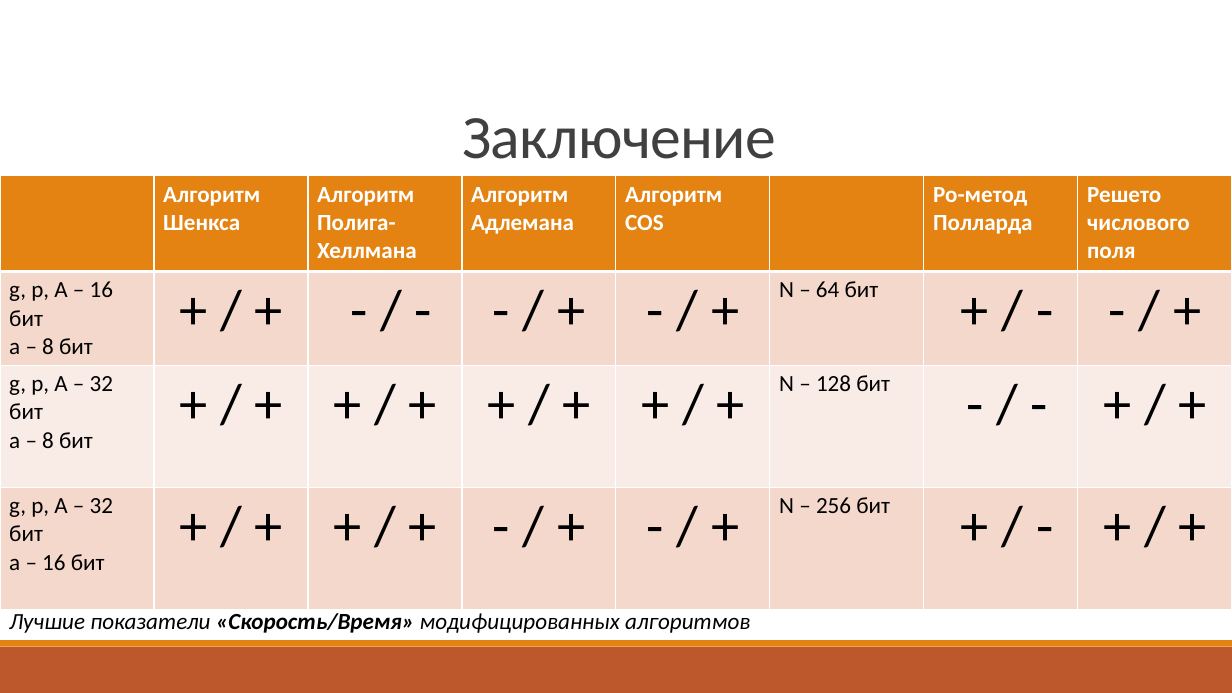
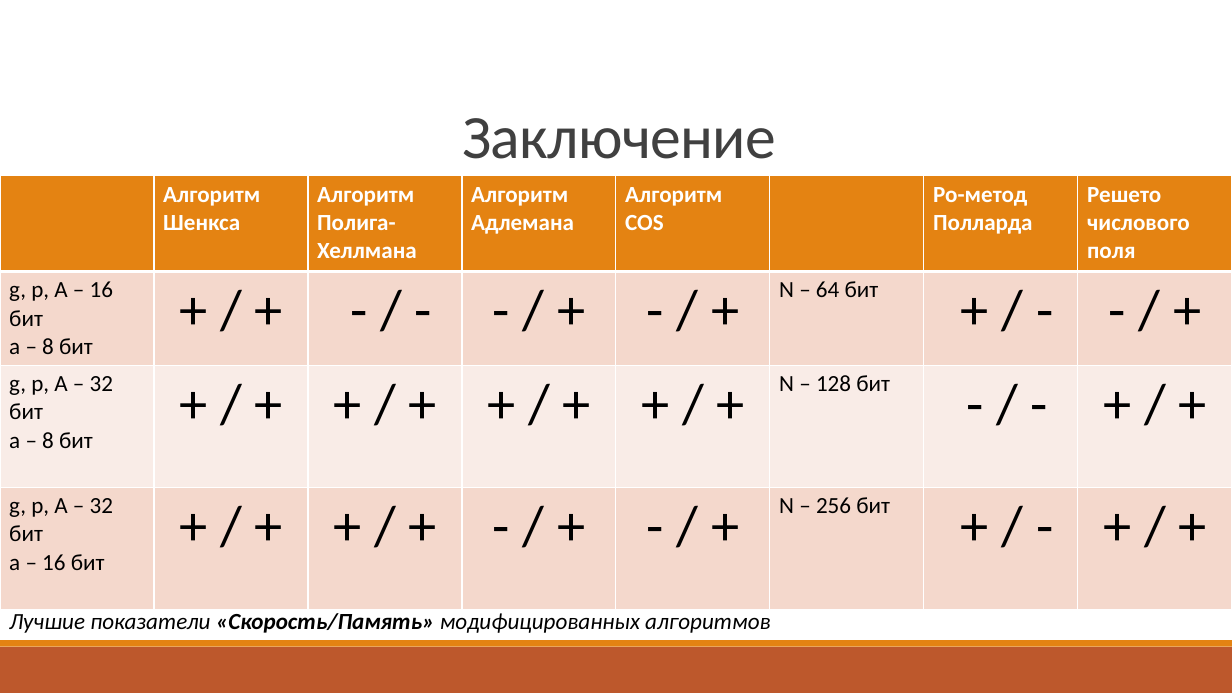
Before and after one commit to VitasVital/Bachelor_course, a slide deck: slide 13 of Maga4Sem/ВКР/Защита ВКР/Для сдачи ВКР/Гусев В.Е. 09-335 ВКР магистерская работа.pptx. Drawn at 1232x693 pixels with LibreOffice and Linux fonts; fonts in the diff are those of the drawing. Boxes give left, top, right and bottom in pixels: in the first picture for what was removed or moved away, otherwise in the second. Text is boxed around its words. In the diff, an @@ line names an element or a change of style, - is before the commit and + after.

```diff
--- a/Maga4Sem/ВКР/Защита ВКР/Для сдачи ВКР/Гусев В.Е. 09-335 ВКР магистерская работа.pptx
+++ b/Maga4Sem/ВКР/Защита ВКР/Для сдачи ВКР/Гусев В.Е. 09-335 ВКР магистерская работа.pptx
@@ text at [9, 613, 770, 633]: text changed @@
-Лучшие показатели «Скорость/Время» модифицированных алгоритмов
+Лучшие показатели «Скорость/Память» модифицированных алгоритмов
```
Also in this commit, not shown: 7 other slides changed, 1 other file.
